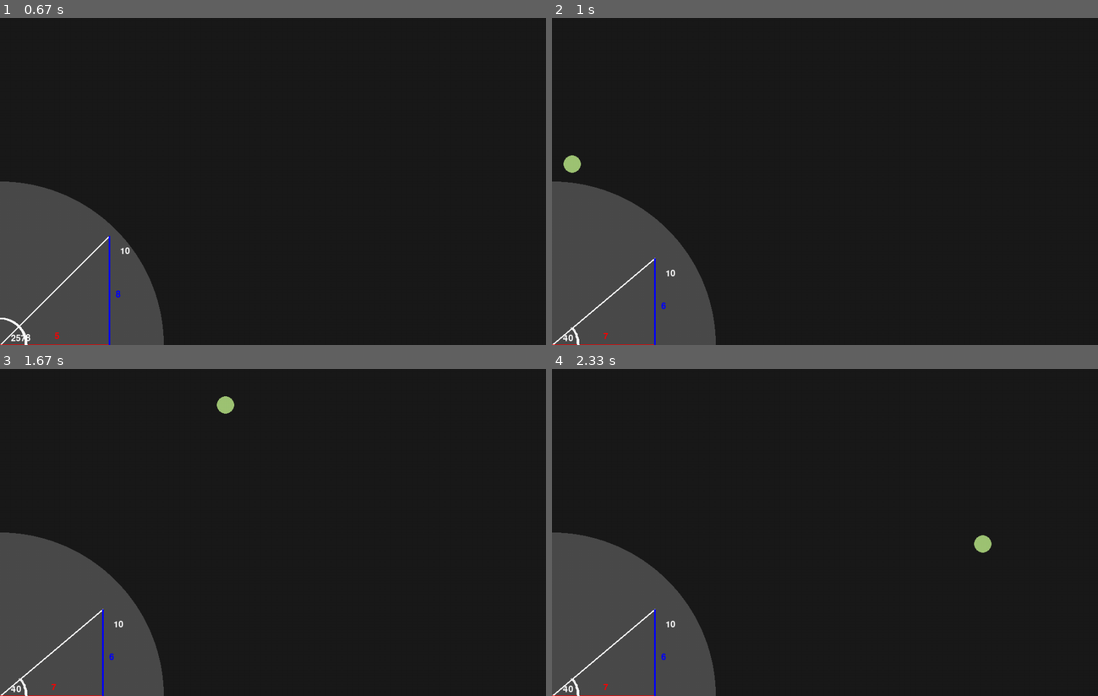
Above: before the commit, frames 1-4 (two rows, left to right).
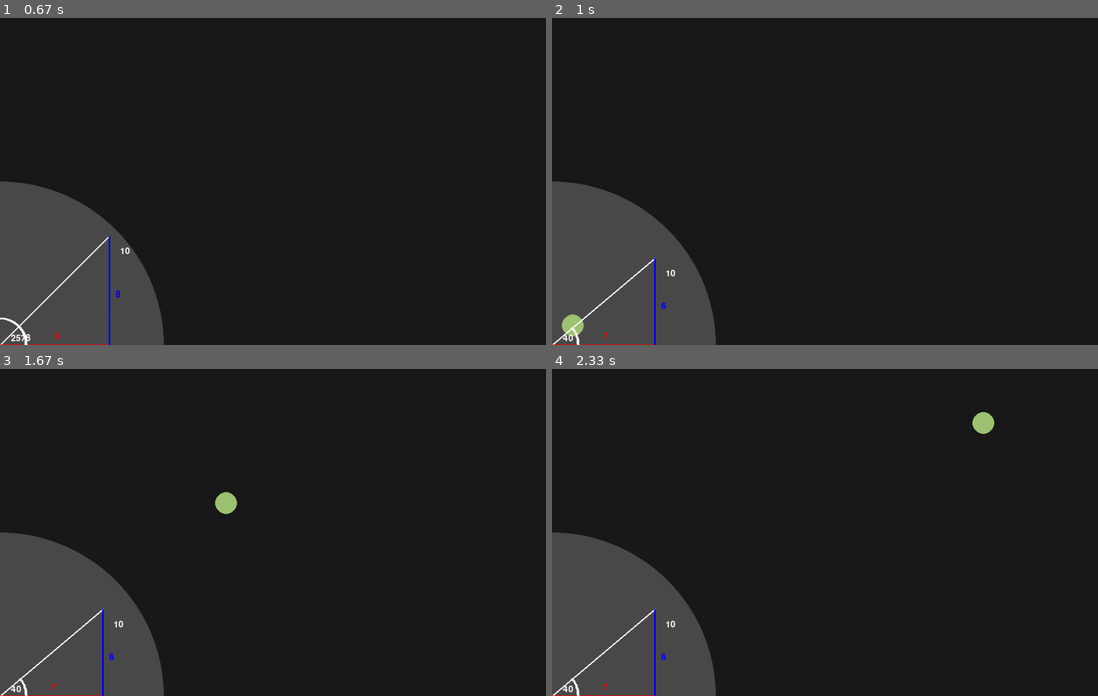
Above: after the commit, the same moments.

Repository: North004/PygamePhysics
Game: pygame game, started from main.py
Two runs of this game, one before a commit and one after it. Both use one fixed random seed, a clock stepped at 60 frames per second and the inputs below.
Inputs (mouse positions are in pixels of both pictures, inside the frame that each line leads up to):
- Up to frame 1 (0.67 s): no input
- Up to frame 2 (1 s): click (655, 256) at 0.88 s
- Up to frame 3 (1.67 s): no input
- Up to frame 4 (2.33 s): no input

Frame 1 is identical in both runs. In frame 2, 0.3% of the frame differs, in the area x 1-6%, y 41-98%; in frame 3, 0.4%; in frame 4, 0.4%, in the area x 77-81%, y 13-57%.

Commit message:
Crazy Dave before mad changes

Diff:
--- a/main.py
+++ b/main.py
@@ -7,11 +7,12 @@
 
 class Object:
     #constructor class
-    def __init__(self, position, velocity, acceleration, radius, color,simulator):
+    def __init__(self, position, velocity, acceleration, radius,mass, color,simulator):
         self.position = position
         self.velocity = velocity
         self.acceleration = acceleration
         self.radius = radius
+        self.mass = mass
         self.color = color
         self.simulator = simulator
 
@@ -84,6 +85,27 @@
                      (2 * self.radius * self.velocity[1])) / (self.radius +
                                                               other.radius)
 
+            #new code
+
+            v1f_x = ((self.mass - other.mass) * self.velocity[0] +
+         2 * other.mass * other.velocity[0] +
+         self.mass * self.velocity[0]) / (self.mass + other.mass)
+
+            v1f_y = ((self.mass - other.mass) * self.velocity[1] +
+         2 * other.mass * other.velocity[1] +
+         self.mass * self.velocity[1]) / (self.mass + other.mass)
+
+            v2f_x = ((other.mass - self.mass) * other.velocity[0] +
+         2 * self.mass * self.velocity[0] +
+         other.mass * other.velocity[0]) / (self.mass + other.mass)
+
+            v2f_y = ((other.mass - self.mass) * other.velocity[1] +
+         2 * self.mass * self.velocity[1] +
+         other.mass * other.velocity[1]) / (self.mass + other.mass)
+
+
+
+
             # Update velocities of colliding objects
             self.velocity[0] = v1f_x
             self.velocity[1] = v1f_y
@@ -110,7 +132,7 @@
         self.angle = 45
         self.mouse_pos = [200, self.screen_height - 200]
         self.border = 300
-        self.bounce_damping = 0.8
+        self.bounce_damping = 1
         self.constant = 0.1
 
         #setting a caption for the window
@@ -161,6 +183,8 @@
                         self.angle, 3)
 
     def run(self):
+        data = [(20,20),(5,5),(30,30),(5,5),(100,100)]
+        x=0
         while True:
 
             self.clock.tick(30)
@@ -203,10 +227,11 @@
                     color = (random.randint(50, 200), random.randint(50, 200),
                              random.randint(50, 200))
                     self.particles.append(
-                        Object([0, self.screen_height // 2], [
+                        Object([0, self.screen_height], [
                             velocity * math.cos(angle),
                             -velocity * math.sin(angle)
-                        ], self.acceleration, 16, color,self))
+                        ], self.acceleration, data[x][0],data[x][1], color,self))
+                    x += 1
 
             #updating display every time the loop repeats
 
@@ -219,6 +244,8 @@
                 particle.update()
                 particle.bounce(self.screen_width, self.screen_height)
 
+
+
             #effectively clears the screen
             self.screen.fill((26, 26, 26))
 
@@ -227,12 +254,15 @@
                                (0, self.screen_height), self.border)
 
             #loops over all balls
+            ek = 0
             for particle in self.particles:
                 #drawing particle
                 pygame.draw.circle(
                     self.screen, (particle.color),
                     (particle.position[0], particle.position[1]),
                     particle.radius)
+                ek += 0.5 * particle.mass * (particle.velocity[0]**2+particle.velocity[1]**2)
+            print(ek)
 
             #draws the gui to the screen
             self.drawGui()
